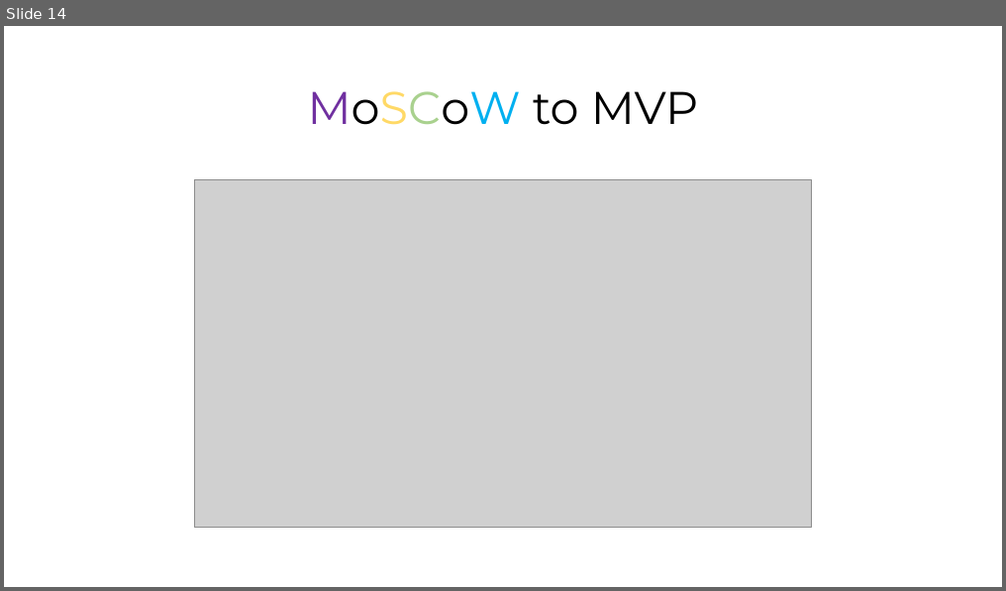
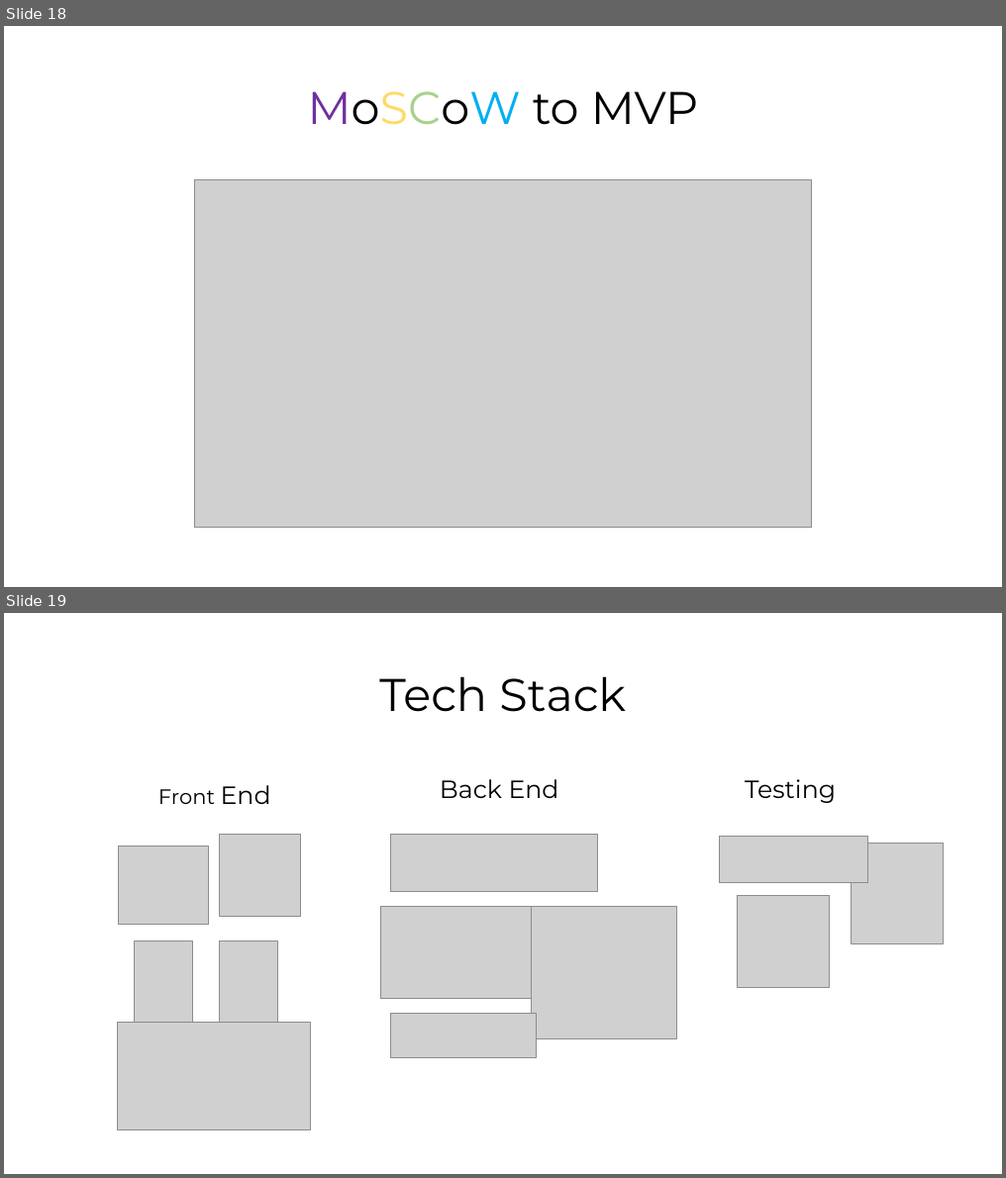
Before and after one commit to anastasia-starostina/Frontend-Mindactivity-App, a slide deck: team MINDACTIVITY.pptx. Shown one above the other, each under a label of ours: slide 14 before the commit, slides 18 and 19 after it. The pictures are 1006x591 and 1006x1178 pixels, drawn with LibreOffice and Linux fonts; fonts in the diff are those of the drawing; grey boxes stand for pictures. Boxes give left, top, right and bottom in pixels: in the first picture for what was removed or moved away, otherwise in the second. Text is boxed around its words. In the diff, an @@ line names an element or a change of style, - is before the commit and + after.

```diff
--- a/team MINDACTIVITY.pptx
+++ b/team MINDACTIVITY.pptx
@@ slide 19 added at <box>4,613,1002,1174</box>, background #FFFFFF @@
@@ title added at <box>379,676,626,712</box>, 44 pt, text #000000 @@
+Tech Stack
@@ text added at <box>158,785,271,804</box>, 20 pt, text #000000 @@
+Front End
@@ text added at <box>440,779,559,798</box>, 24 pt, text #000000 @@
+Back End
@@ text added at <box>745,779,836,803</box>, 24 pt, text #000000 @@
+Testing
@@ picture added at <box>118,846,208,925</box> @@
@@ picture added at <box>220,835,301,916</box> @@
@@ picture added at <box>391,835,598,892</box> @@
@@ picture added at <box>720,837,868,882</box> @@
@@ picture added at <box>851,843,944,945</box> @@
@@ picture added at <box>380,906,531,998</box> @@
@@ picture added at <box>531,906,676,1039</box> @@
@@ picture added at <box>738,895,830,987</box> @@
@@ picture added at <box>135,942,193,1024</box> @@
@@ picture added at <box>220,942,278,1024</box> @@
@@ picture added at <box>118,1023,311,1131</box> @@
@@ picture added at <box>390,1014,536,1058</box> @@
@@ what was slide 14 is now slide 18 @@
```
Also in this commit, not shown: 6 other slides added, 1 slide removed.
